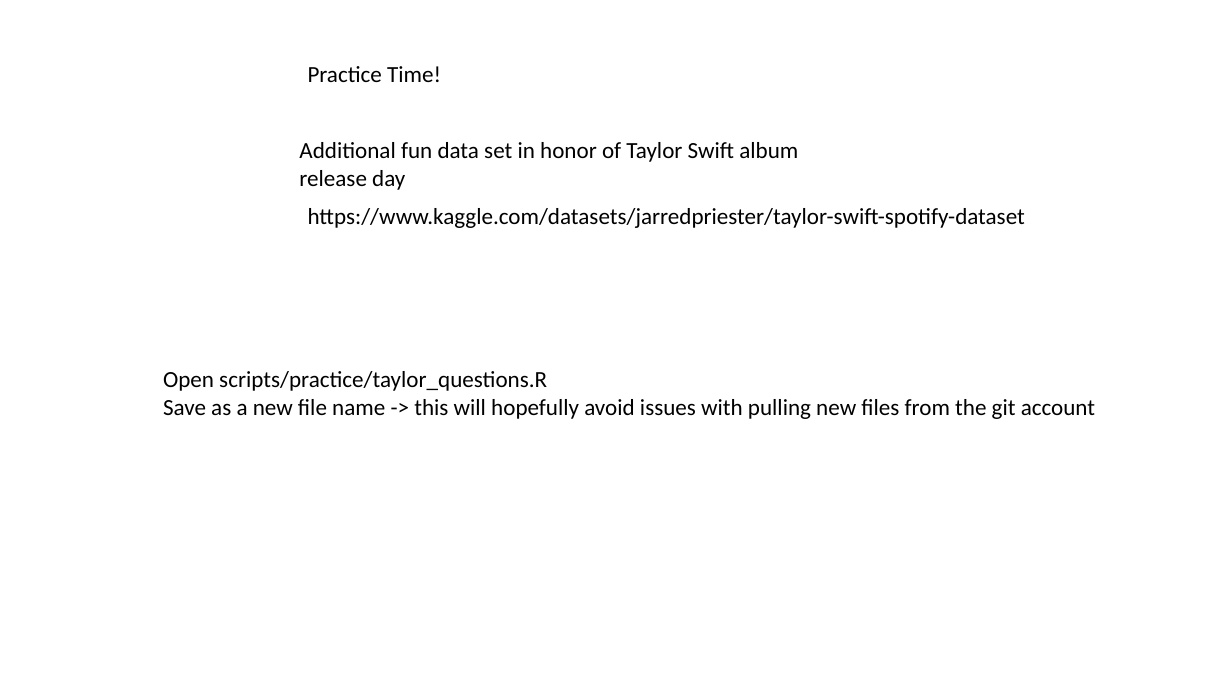
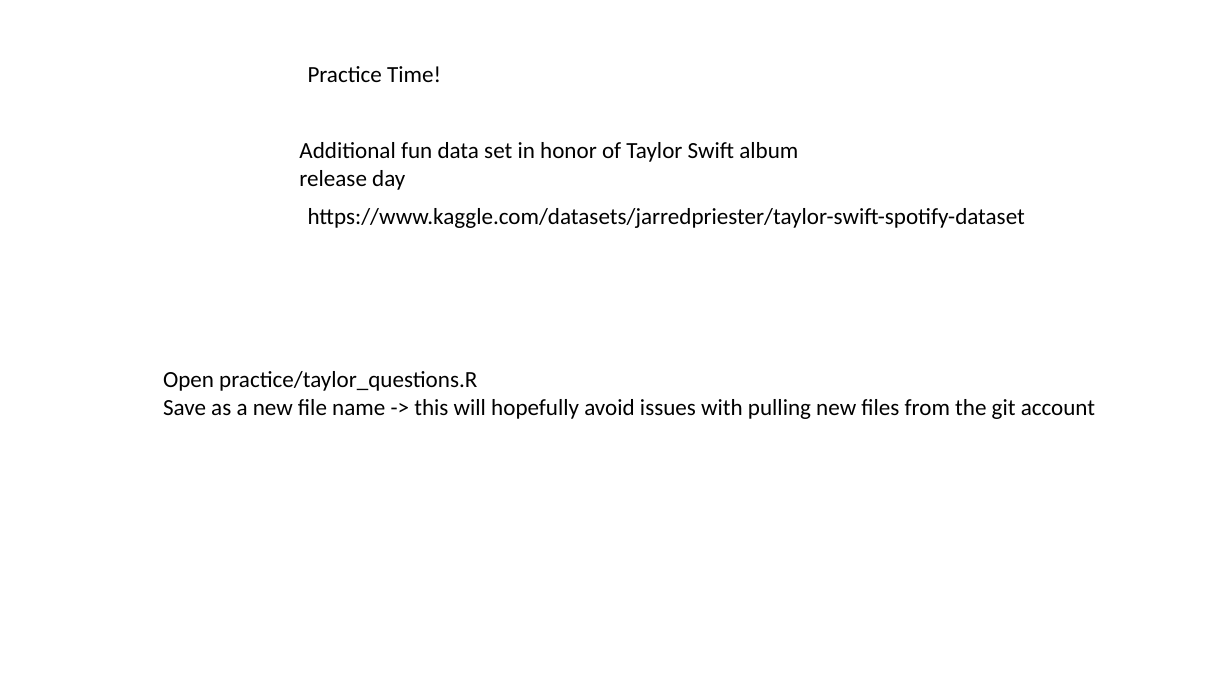
Before and after one commit to jraab/GNET749_RNAseq, a slide deck: slide 3 of lectures/2025_GNET749_Lecture3.pptx. Drawn at 1232x693 pixels with LibreOffice and Linux fonts; fonts in the diff are those of the drawing. Boxes give left, top, right and bottom in pixels: in the first picture for what was removed or moved away, otherwise in the second. Text is boxed around its words. In the diff, an @@ line names an element or a change of style, - is before the commit and + after.

```diff
--- a/lectures/2025_GNET749_Lecture3.pptx
+++ b/lectures/2025_GNET749_Lecture3.pptx
@@ text at bbox=[163, 371, 477, 391]: text changed @@
-Open scripts/practice/taylor_questions.R
+Open practice/taylor_questions.R
```
